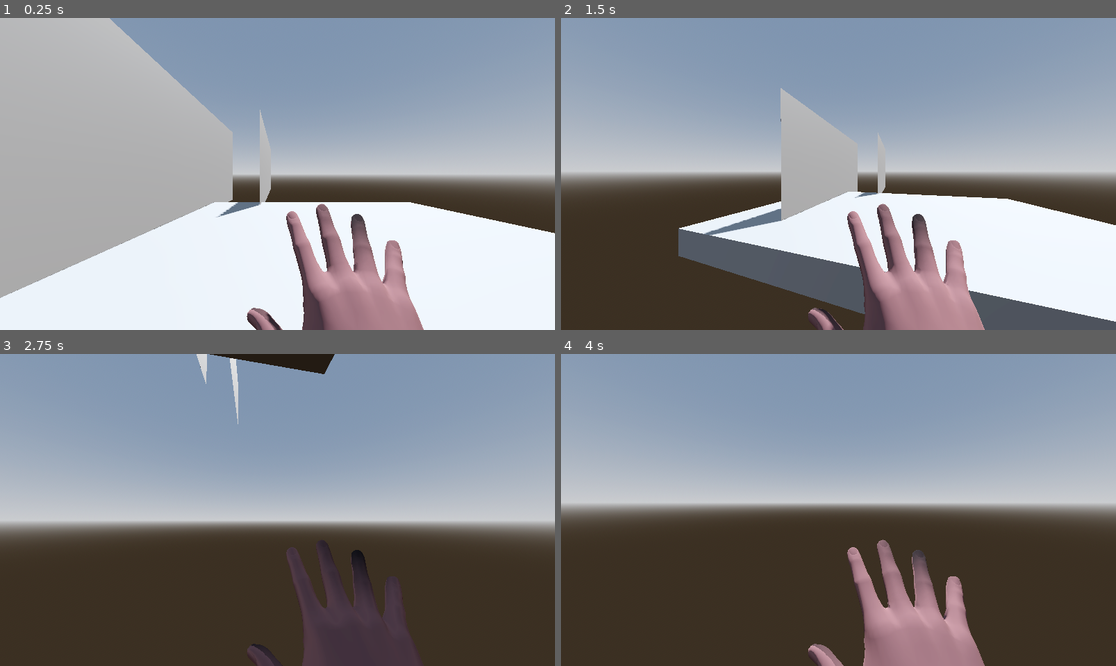
Above: before the commit, frames 1-4 (two rows, left to right).
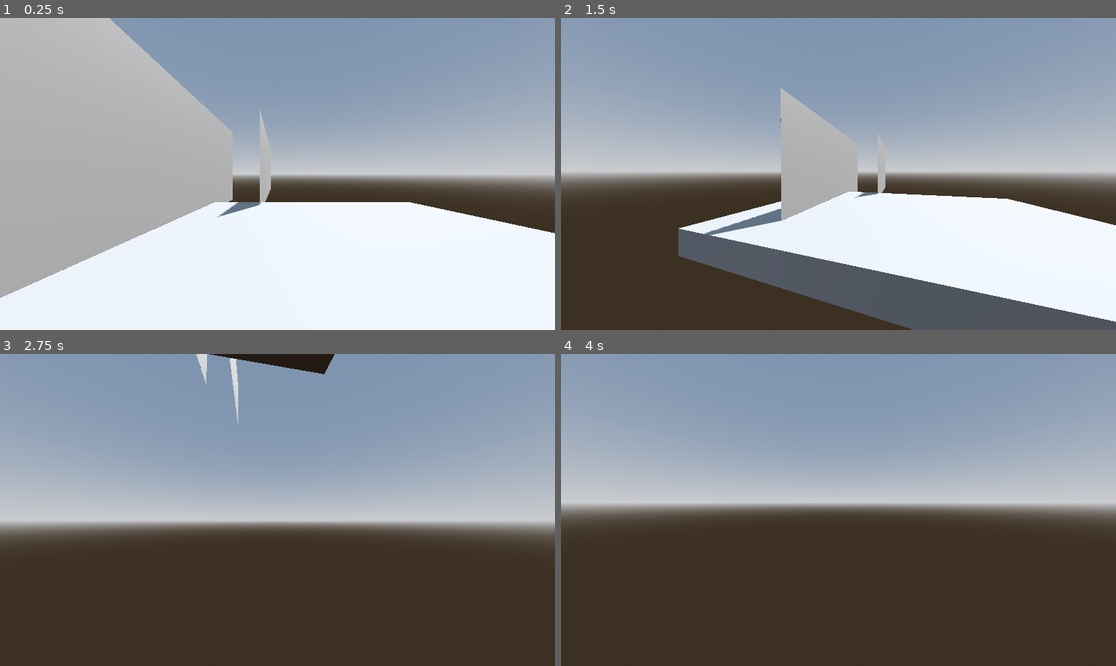
Above: after the commit, the same moments.

Repository: yespeeps/the-great-escape
Game: Godot game, scene res://scenes/main.tscn
Two runs of this game, one before a commit and one after it. Both use one fixed random seed, a clock stepped at 60 frames per second and the inputs below.
Inputs (mouse positions are in pixels of both pictures, inside the frame that each line leads up to):
- Up to frame 1 (0.25 s): no input
- Up to frame 2 (1.5 s): tap Enter at 0.5 s; move the mouse to (960, 158) at 0.52 s; hold D (input_right) 0.53-1.28 s; hold Shift (sprint) 0.53-1.28 s; click (960, 158) at 0.67 s; tap Space (jump) at 0.77, 0.8, 1.07, 1.35 s; move the mouse to (810, 174) at 1.27 s; hold W (input_forward) from 1.28 s (still down)
- Up to frame 3 (2.75 s): keep holding W (input_forward); tap Space (jump) at 1.52, 1.82, 2.3 s; tap Shift (sprint) at 1.55 s; move the mouse to (288, 503) at 2.02 s; hold Ctrl (crouch) from 2.03 s (still down)
- Up to frame 4 (4 s): keep holding W (input_forward); move the mouse to (832, 516) at 2.77 s; release Ctrl (crouch) at 2.78 s; tap Shift (sprint) at 2.85 s; tap Space (jump) at 3.02, 3.32, 3.5 s; move the mouse to (877, 513) at 3.52 s; hold Space (jump) from 3.53 s (still down); tap Enter at 3.6 s

The runs differ from the first frame. In frame 1, 6.1% of the frame differs, in the area x 44-77%, y 59-100%; in frame 2, 6.0%; in frame 3, 5.0%; in frame 4, 6.0%.

Commit message:
wallrun and walljump, but without walljump exit timer

Diff:
--- a/scenes/source_controller.tscn
+++ b/scenes/source_controller.tscn
@@ -9,19 +9,6 @@
 
 [node name="SourceController" type="CharacterBody3D"]
 script = ExtResource("1_7ftjh")
-look_sens = null
-jump_velocity = null
-auto_bhop = null
-air_cap = null
-air_accel = null
-air_move_speed = null
-walk_speed = null
-sprint_speed = null
-ground_accel = null
-ground_decel = null
-ground_friction = null
-health = null
-max_health = null
 
 [node name="CollisionShape3D" type="CollisionShape3D" parent="."]
 transform = Transform3D(1, 0, 0, 0, 1, 0, 0, 0, 1, 0, 1, 0)
@@ -52,6 +39,7 @@
 
 [node name="hand" parent="Head/Camera3D" instance=ExtResource("2_3pmoh")]
 transform = Transform3D(-1.8599196e-07, 0, -4.255, -2.7350612, 3.259519, 1.1955332e-07, 3.259519, 2.7350612, -1.4247811e-07, 0.3, -0.4899999, -0.6)
+visible = false
 
 [node name="feet" type="Node3D" parent="."]
 
--- a/scripts/source_controller.gd
+++ b/scripts/source_controller.gd
@@ -15,8 +15,8 @@
 @export var air_accel := 800.0
 @export var air_move_speed := 500.0
 
-var walljumped : bool
-var wall_jump_distance := 3
+@export var wall_jump_up_force := 120
+@export var wall_jump_side_force := 60
 
 # Ground movement settings
 @export var walk_speed := 7
@@ -35,10 +35,26 @@
 
 var gravity = ProjectSettings.get_setting('physics/3d/default_gravity')
 
+var ray_left : PhysicsRayQueryParameters3D
+var ray_right : PhysicsRayQueryParameters3D
+var ray_down : PhysicsRayQueryParameters3D
+
 func _ready() -> void:
 	for child : VisualInstance3D in world_model.find_children('*', 'VisualInstance3D'):
 		child.set_layer_mask_value(1, false)
 		child.set_layer_mask_value(2, true)
+
+	ray_left = PhysicsRayQueryParameters3D.new()
+	ray_right = PhysicsRayQueryParameters3D.new()
+	ray_down = PhysicsRayQueryParameters3D.new()
+
+	ray_left.collide_with_areas = true
+	ray_left.collide_with_bodies = true
+	ray_down.collide_with_bodies = true
+
+	ray_right.collide_with_areas = true
+	ray_right.collide_with_bodies = true
+	ray_down.collide_with_bodies = true
 
 func _unhandled_input(event: InputEvent) -> void:
 	if event is InputEventMouseMotion:
@@ -63,39 +79,69 @@
 func get_move_speed() -> float:
 	return sprint_speed if Input.is_action_pressed('sprint') else walk_speed
 
+func update_rays():
+	var origin = global_transform.origin
+
+	ray_left.from = origin
+	ray_left.to = origin + Vector3(-1, 0, 0)
+
+	ray_right.from = origin
+	ray_right.to = origin + Vector3(1, 0, 0)
+
+	ray_down.from = origin
+	ray_down.to = origin + Vector3(0, -2, 0)
+
+func get_collision_x_normal():
+	var space = get_world_3d().direct_space_state
+	update_rays()
+
+	var result_left = space.intersect_ray(ray_left)
+	var result_right = space.intersect_ray(ray_right)
+
+	if result_left:
+		return result_left.normal
+	elif result_right:
+		return result_right.normal
+	return null
+
+func get_collision_down():
+	var space = get_world_3d().direct_space_state
+	var result_down = space.intersect_ray(ray_down)
+
+	if result_down:
+		return result_down
+	else:
+		return null
+
 func _wall_run(delta):
-	if Input.is_action_pressed('jump'):
-		walljumped = true
-		return walljumped
-
-	wish_dir = -get_wall_normal() * 10000 * delta
+	print('wallrunned')
+	self.velocity += -get_collision_x_normal() * 2 * delta
 	self.velocity.y /= 2
-	print('yes')
 
 func _wall_jump(delta):
-	print(get_wall_normal())
-	wish_dir = get_wall_normal() * wall_jump_distance * 5000
+	var force_to_apply = self.global_transform.basis.y * wall_jump_up_force + get_collision_x_normal() * wall_jump_side_force
+	self.velocity += force_to_apply * delta
+	print('walljumped')
 
+func _handle_air_physics(delta : float) -> void:
+	if get_collision_x_normal() and not get_collision_down():
+		if Input.is_action_pressed('jump'):
+			_wall_jump(delta)
+		else:
+			_wall_run(delta)
 
-func _handle_air_physics(delta : float, space_state) -> void:
-	if is_on_wall() and walljumped == false:
-		_wall_run(delta)
-	else:
-		if walljumped:
-			walljumped = false
-			_wall_jump(delta)
-		self.velocity.y -= gravity * delta
+	self.velocity.y -= gravity * delta
+	var cur_speed_in_wish_dir = self.velocity.dot(wish_dir)
+	var capped_speed = min((air_move_speed * wish_dir).length(), air_cap)
 
-		var cur_speed_in_wish_dir = self.velocity.dot(wish_dir)
-		var capped_speed = min((air_move_speed * wish_dir).length(), air_cap)
-
-		var add_speed_till_cap = capped_speed - cur_speed_in_wish_dir
-		if add_speed_till_cap > 0:
-			var accel_speed = air_accel * air_move_speed * delta
-			accel_speed = min(accel_speed, add_speed_till_cap)
-			self.velocity += accel_speed * wish_dir
+	var add_speed_till_cap = capped_speed - cur_speed_in_wish_dir
+	if add_speed_till_cap > 0:
+		var accel_speed = air_accel * air_move_speed * delta
+		accel_speed = min(accel_speed, add_speed_till_cap)
+		self.velocity += accel_speed * wish_dir
 
 func _handle_ground_physics(delta : float) -> void:
+	print("FUCKING FLOORING IT!!!")
 	var cur_speed_in_wish_dir = self.velocity.dot(wish_dir)
 	var add_speed_till_cap = get_move_speed() - cur_speed_in_wish_dir
 	if add_speed_till_cap > 0:
@@ -123,7 +169,7 @@
 			self.velocity.y += jump_velocity
 		_handle_ground_physics(delta)
 	else:
-		_handle_air_physics(delta, space_state)
+		_handle_air_physics(delta)
 
 	move_and_slide()
 
